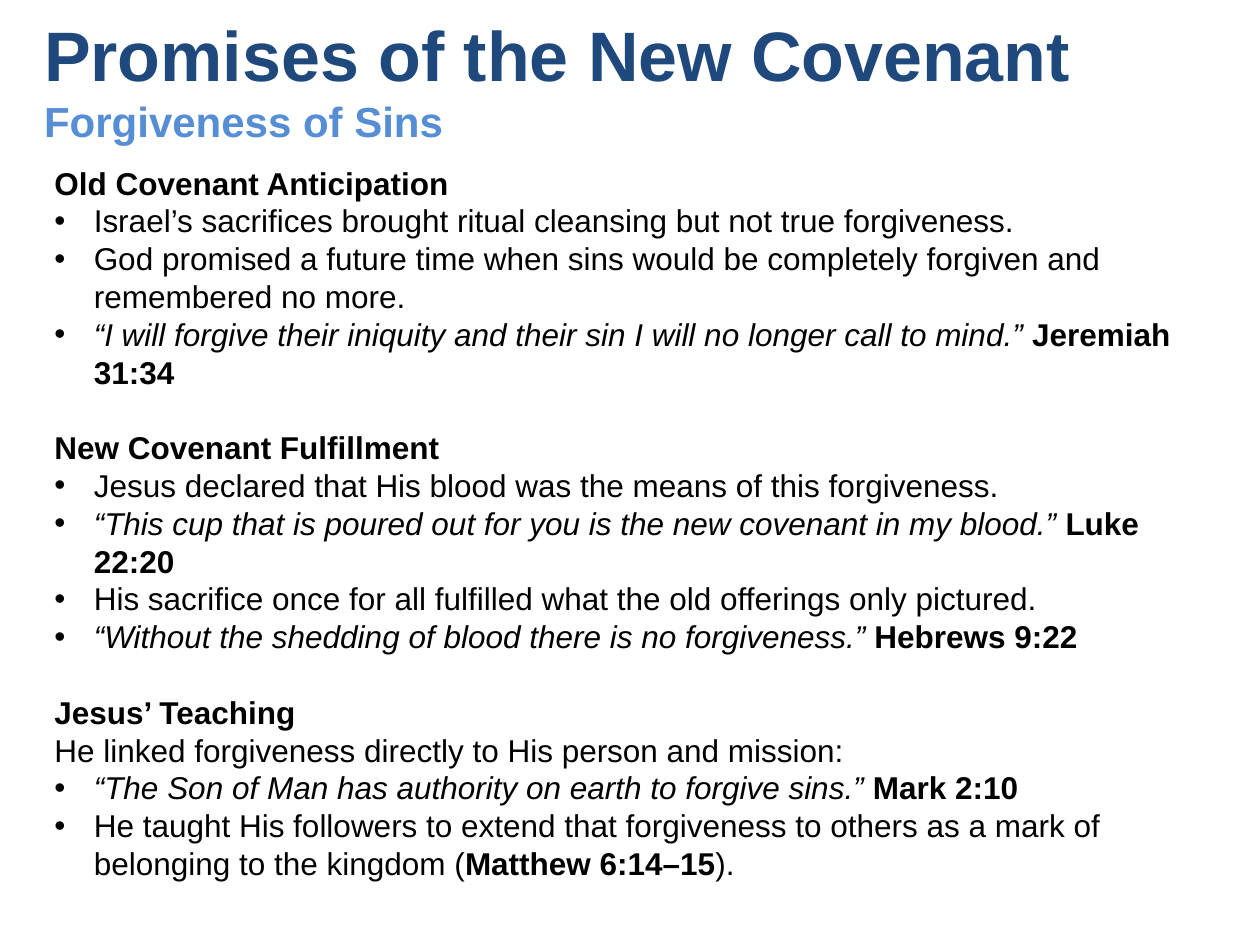
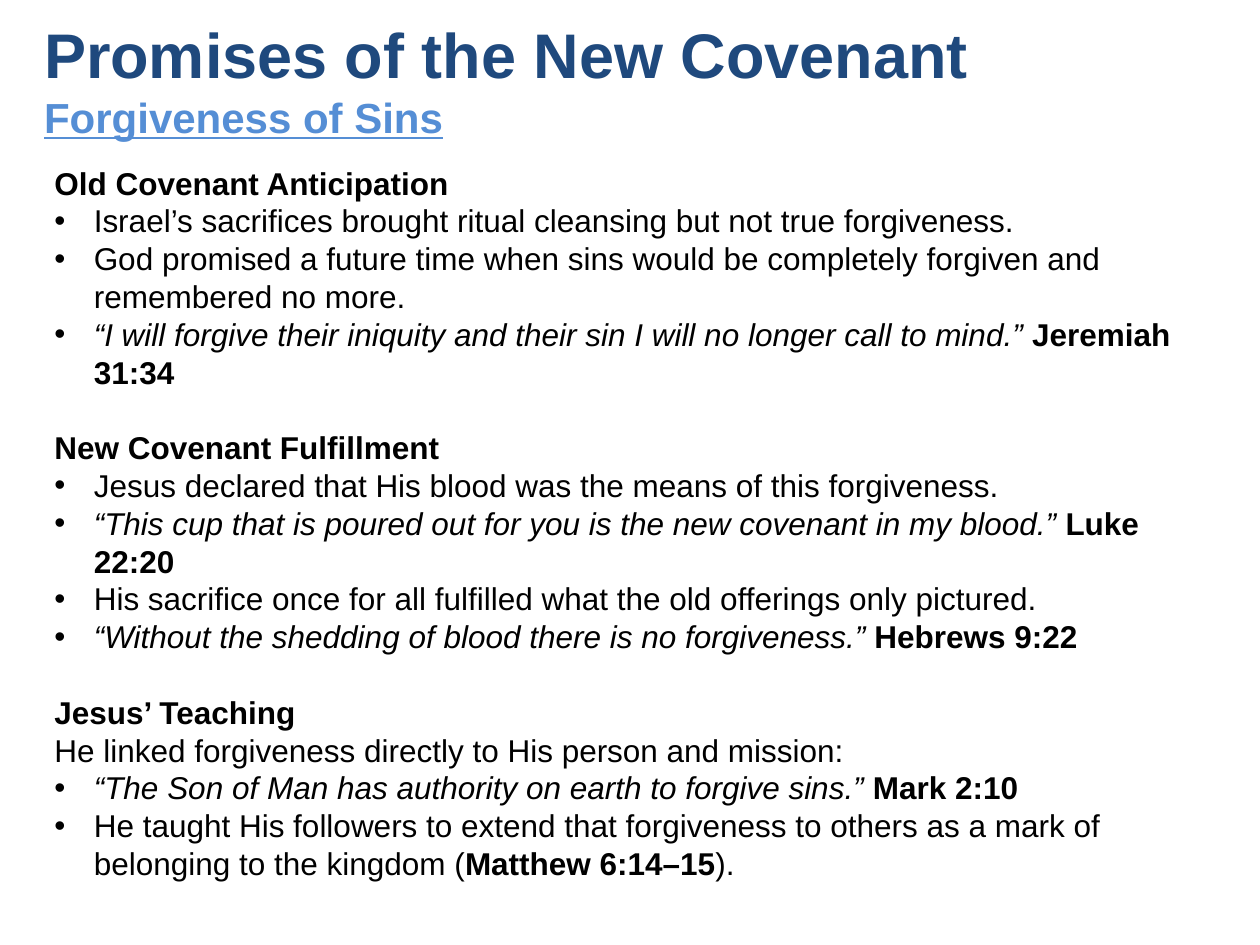
Before and after one commit to UsefulEngines/EvangelismPublic, a slide deck: slide 6 of 2025-Q4/Promises5/2025-11-02-Promises5.pptx. Drawn at 1260x945 pixels with LibreOffice and Linux fonts; fonts in the diff are those of the drawing. Boxes give left, top, right and bottom in pixels: in the first picture for what was removed or moved away, otherwise in the second. Text is boxed around its words. In the diff, an @@ line names an element or a change of style, - is before the commit and + after.

```diff
--- a/2025-Q4/Promises5/2025-11-02-Promises5.pptx
+++ b/2025-Q4/Promises5/2025-11-02-Promises5.pptx
@@ text "Promises of the New Covenant ..." at (44, 32, 968, 141): size 40 to 36 pt in "Promises of the New Covenant"; underline on in "Forgiveness of Sins" @@
```
Also in this commit, not shown: 9 other slides changed, 1 other file.
